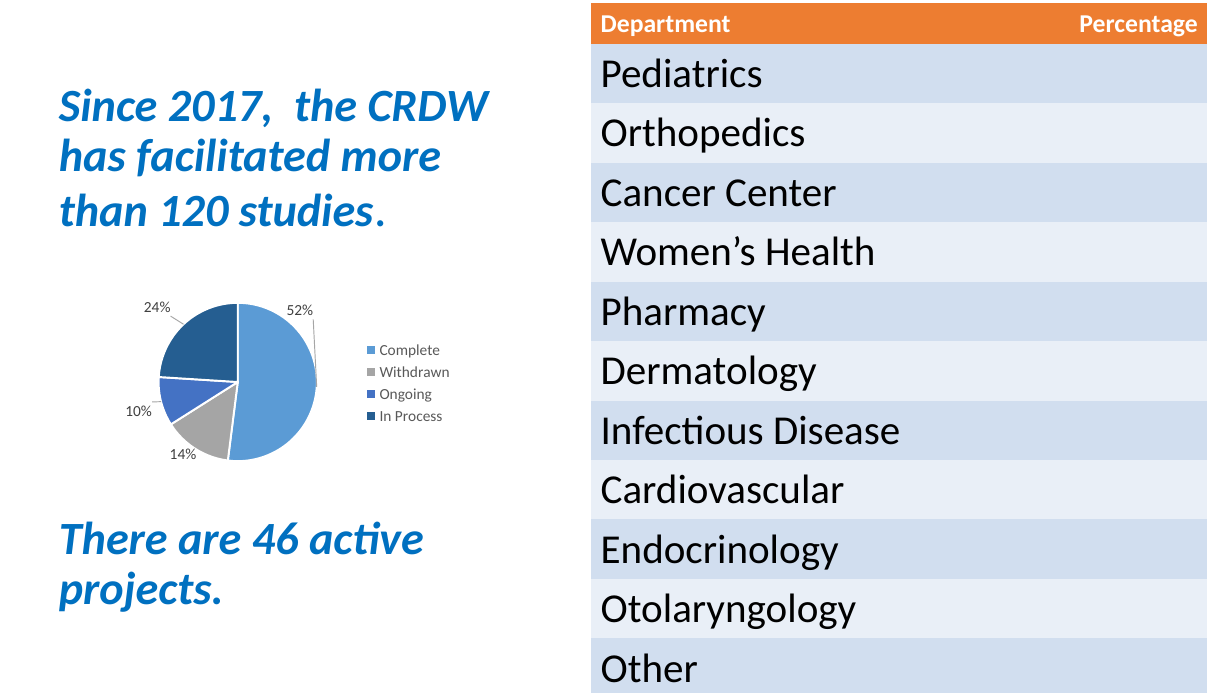
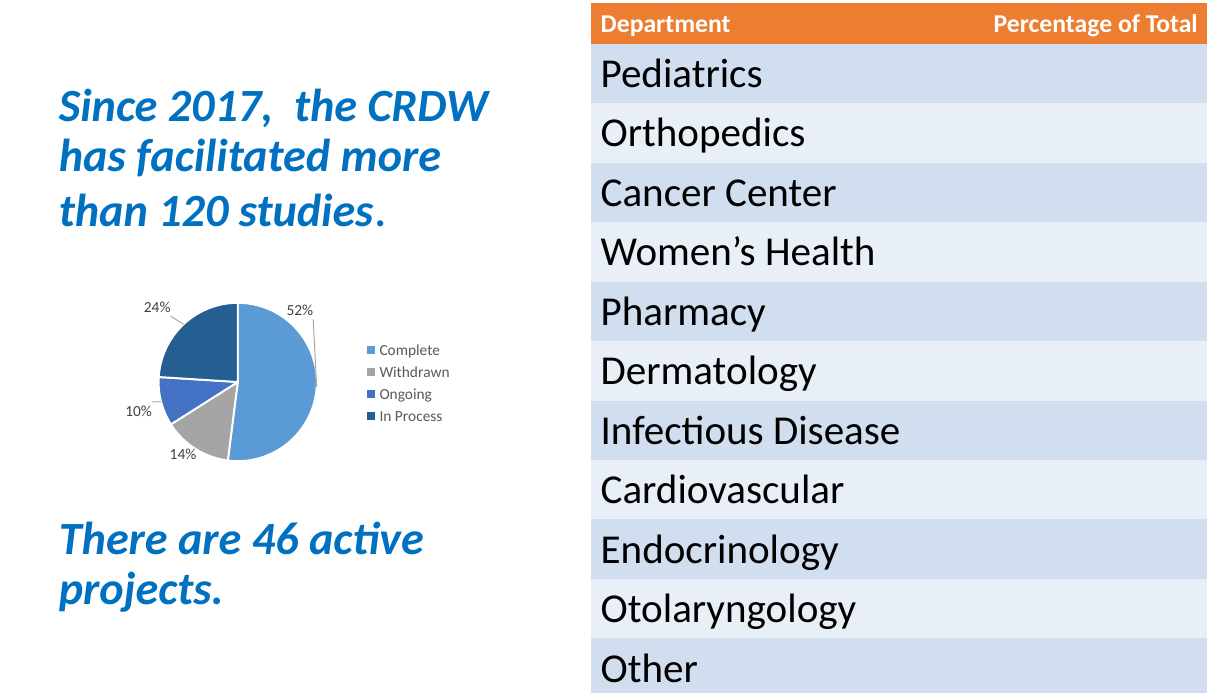
Before and after one commit to OuhscBbmc/prairie-outpost-public, a slide deck: slide 6 of publications/presentation-2021-02-aac/crdw-2021-02.pptx. Drawn at 1232x693 pixels with LibreOffice and Linux fonts; fonts in the diff are those of the drawing. Boxes give left, top, right and bottom in pixels: in the first picture for what was removed or moved away, otherwise in the second. Text is boxed around its words. In the diff, an @@ line names an element or a change of style, - is before the commit and + after.

```diff
--- a/publications/presentation-2021-02-aac/crdw-2021-02.pptx
+++ b/publications/presentation-2021-02-aac/crdw-2021-02.pptx
@@ table at (x1=592, y1=3, x2=1207, y2=687) @@
-row 1, column 2: Percentage
+row 1, column 2: Percentage of Total
```
Also in this commit, not shown: 1 other slide changed, 1 slide added.
